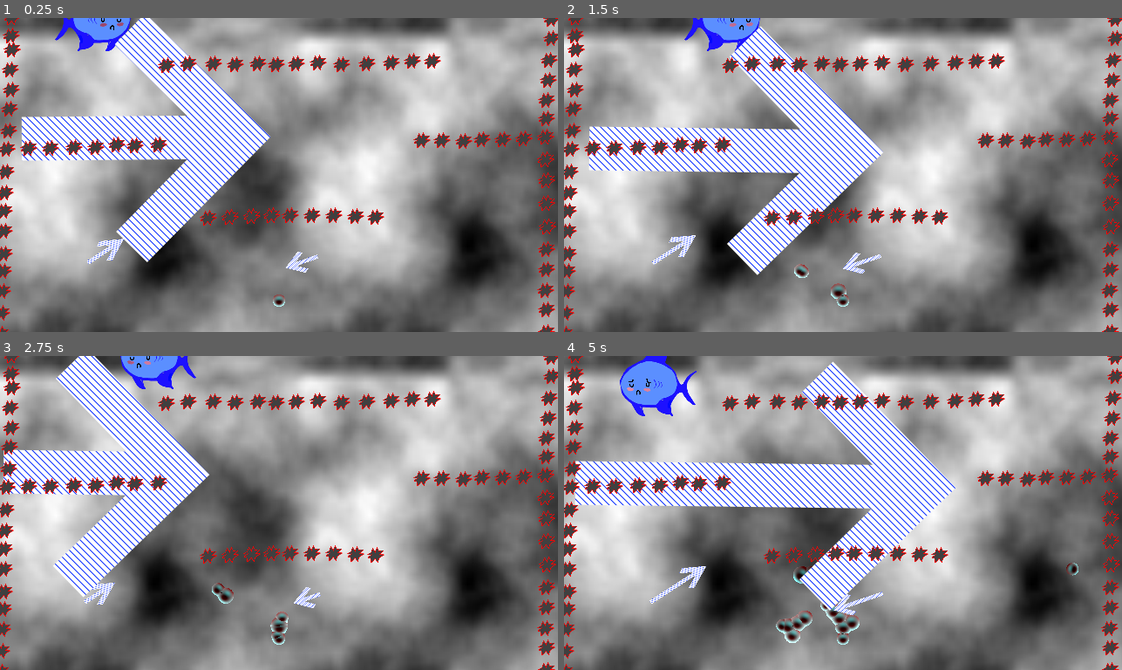
Above: before the commit, frames 1-4 (two rows, left to right).
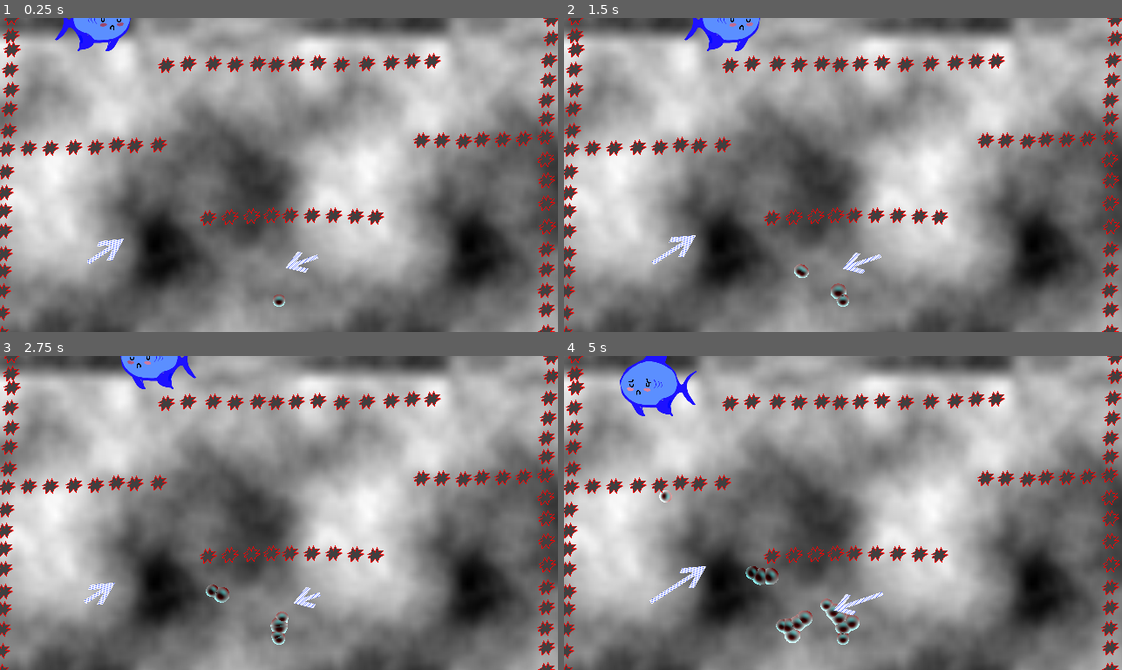
Above: after the commit, the same moments.

Repository: Raattis/ggj25
Game: Godot game, scene res://riku/maailma.tscn
The game is run twice, just before and just after one commit, with the same random seed, the same clock (stepped at 60 frames per second) and the same inputs. The engine's default icon, where the game draws it, is replaced by a stand-in: a white triangle on a blue panel in a dark square.
Inputs (mouse positions are in pixels of both pictures, inside the frame that each line leads up to):
- Up to frame 1 (0.25 s): no input
- Up to frame 2 (1.5 s): move the mouse to (826, 143) at 0.52 s; hold Space (launch) 0.53-1.28 s; click (826, 143) at 0.67 s; move the mouse to (731, 190) at 1.27 s; tap Middle mouse button (move_camera) at 1.35 s; click (731, 190) at 1.42 s
- Up to frame 3 (2.75 s): move the mouse to (334, 443) at 2.02 s; hold Right mouse button (remove) from 2.03 s (still down); click (334, 443) at 2.17 s
- Up to frame 4 (5 s): move the mouse to (815, 575) at 2.77 s; release Right mouse button (remove) at 2.78 s; click (815, 575) at 2.85 s; move the mouse to (1010, 560) at 3.52 s; hold Space (launch) 3.53-4.28 s; click (1010, 560) at 3.67 s; move the mouse to (675, 465) at 4.27 s; tap Middle mouse button (move_camera) at 4.35 s; click (675, 465) at 4.42 s

The runs differ from the first frame. In frame 1, 11% of the frame differs, in the area x 3-49%, y 0-78%; in frame 2, 12%; in frame 3, 10%; in frame 4, 14%, in the area x 1-93%, y 1-82%.

Commit message:
pois tuo ruma paska

Diff:
--- a/godot-project/riku/maailma.tscn
+++ b/godot-project/riku/maailma.tscn
@@ -8,11 +8,8 @@
 [ext_resource type="PackedScene" uid="uid://dagu8ijc37k04" path="res://riku/death_plane.tscn" id="5_1f6c8"]
 [ext_resource type="PackedScene" uid="uid://c1iba0jrj8j7w" path="res://riku/win_plane.tscn" id="6_1f6c8"]
 [ext_resource type="PackedScene" uid="uid://pibjdynkpeer" path="res://vesa/poks.tscn" id="8_w20kg"]
-[ext_resource type="PackedScene" path="res://vesa/virtanen.tscn" id="9_3c7bh"]
-[ext_resource type="PackedScene" path="res://vesa/kalanen.tscn" id="10_em6w7"]
-
-[sub_resource type="CircleShape2D" id="CircleShape2D_em6w7"]
-radius = 421.51
+[ext_resource type="PackedScene" uid="uid://c6xc05f84igpk" path="res://vesa/virtanen.tscn" id="9_3c7bh"]
+[ext_resource type="PackedScene" uid="uid://b684m0s4us8kb" path="res://vesa/kalanen.tscn" id="10_em6w7"]
 
 [node name="maailma" type="Node2D"]
 
@@ -304,16 +301,4 @@
 
 [node name="the kalanen" parent="." instance=ExtResource("10_em6w7")]
 
-[node name="siirreltava" type="Area2D" parent="."]
-script = ExtResource("10_em6w7")
-TYYPIT = Array[PackedScene]([ExtResource("9_3c7bh"), ExtResource("4_h4tqo")])
-
-[node name="the virtanen" parent="siirreltava" instance=ExtResource("9_3c7bh")]
-position = Vector2(225, 120)
-
-[node name="grab_shape" type="CollisionShape2D" parent="siirreltava"]
-position = Vector2(303, 143)
-shape = SubResource("CircleShape2D_em6w7")
-
 [connection signal="body_entered" from="cluster" to="cluster" method="_on_body_entered"]
-[connection signal="input_event" from="siirreltava" to="siirreltava" method="_on_input_event"]
